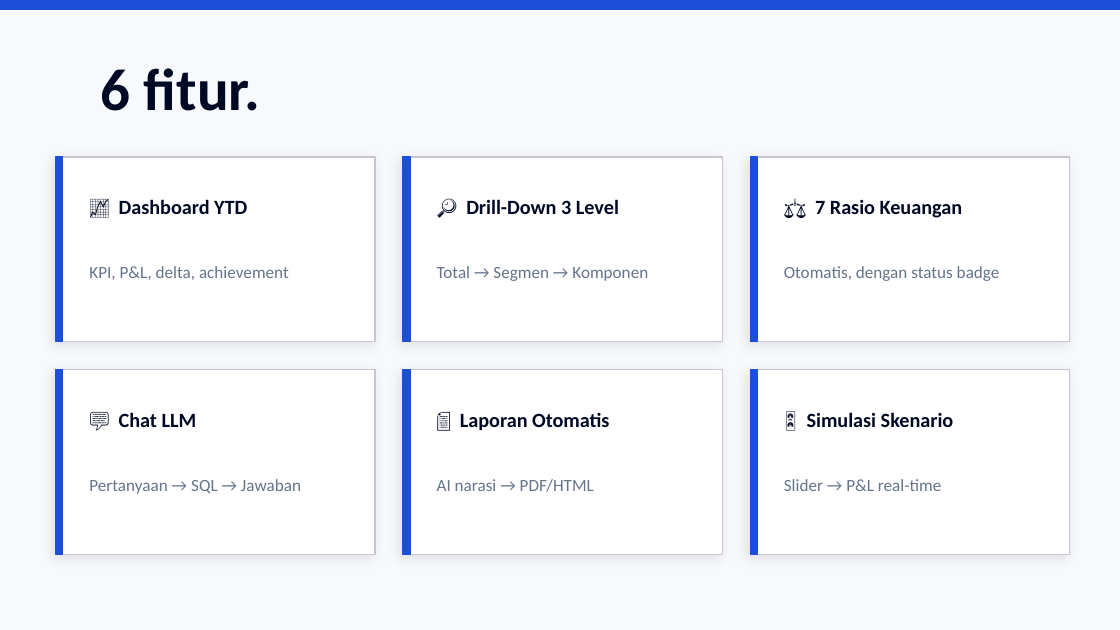
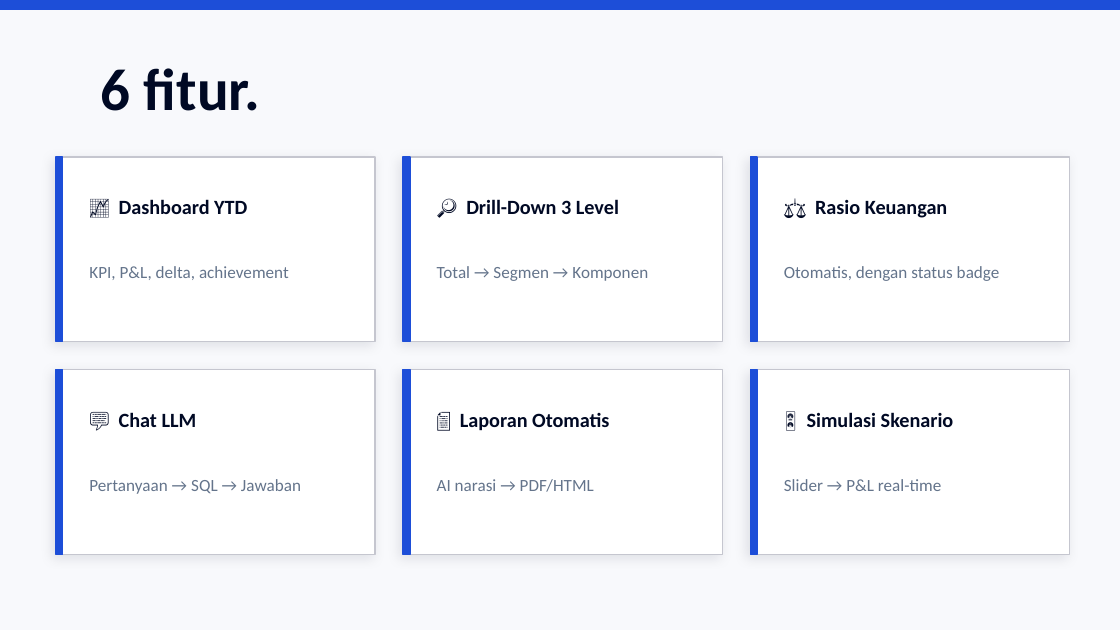
Before and after one commit to istantoro/ai-financial-analysis-system, a slide deck: slide 6 of financial-dashboard-deck - Bayu Istantoro.pptx. Drawn at 1120x630 pixels with LibreOffice and Linux fonts; fonts in the diff are those of the drawing. Boxes give left, top, right and bottom in pixels: in the first picture for what was removed or moved away, otherwise in the second. Text is boxed around its words. In the diff, an @@ line names an element or a change of style, - is before the commit and + after.

```diff
--- a/financial-dashboard-deck - Bayu Istantoro.pptx
+++ b/financial-dashboard-deck - Bayu Istantoro.pptx
@@ text at (815, 200, 947, 218): text changed @@
-⚖️ 7 Rasio Keuangan
+⚖️ Rasio Keuangan
```
Also in this commit, not shown: 2 other slides changed, 23 other files.
